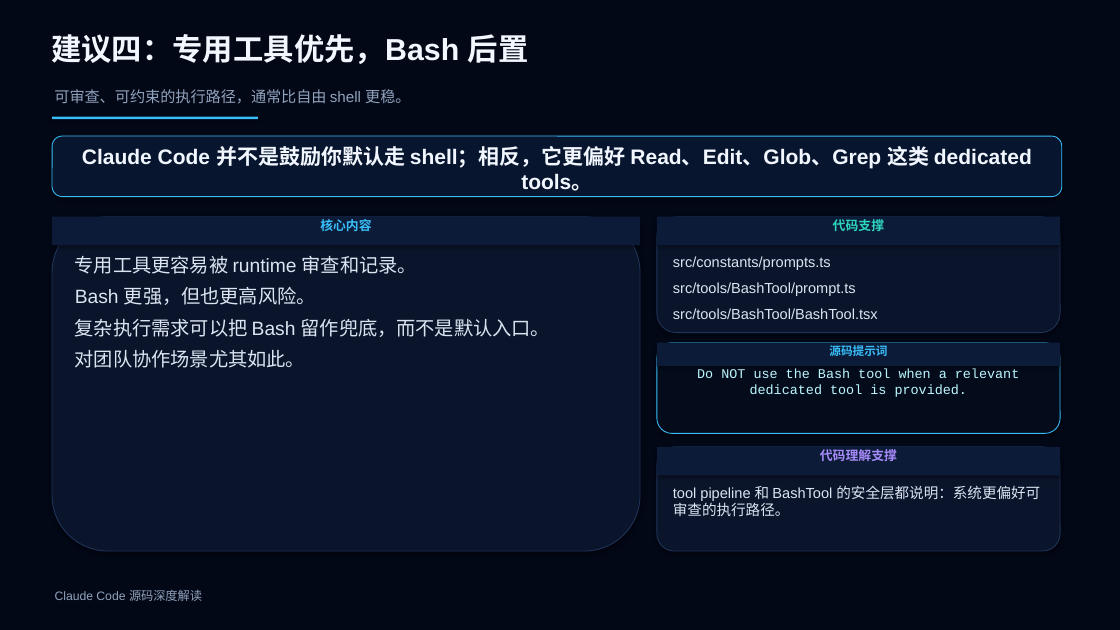
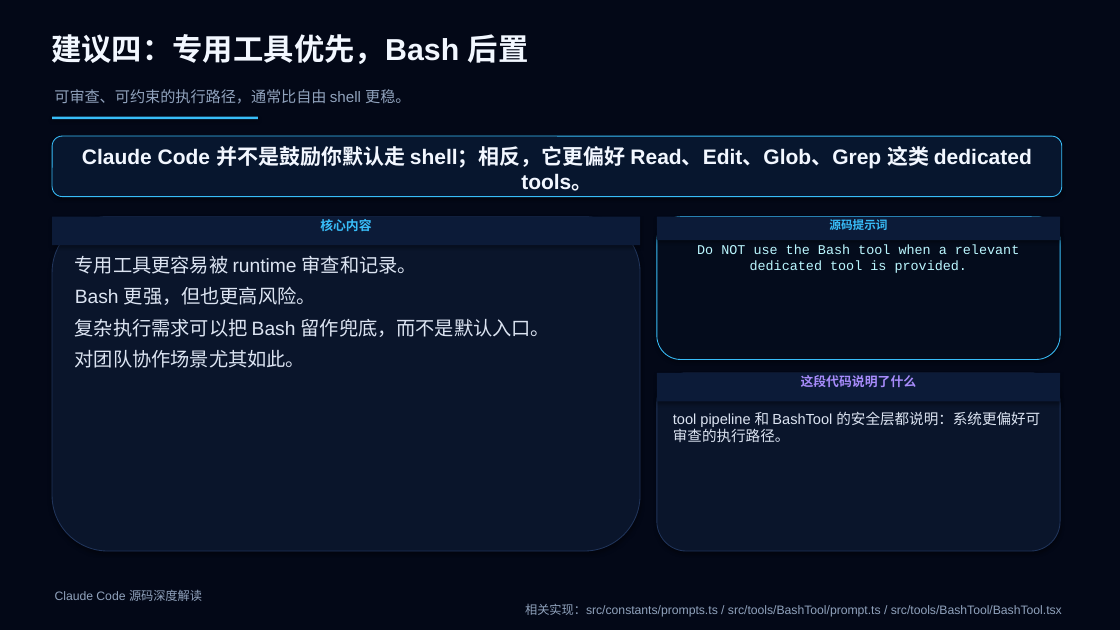
Before and after one commit to boboliu-1010/ccode, a slide deck: slide 46 of docs/zh/10-Claude Code 源码深度解读.pptx. Drawn at 1120x630 pixels with LibreOffice and Linux fonts; fonts in the diff are those of the drawing. Boxes give left, top, right and bottom in pixels: in the first picture for what was removed or moved away, otherwise in the second. Text is boxed around its words. In the diff, an @@ line names an element or a change of style, - is before the commit and + after.

```diff
--- a/docs/zh/10-Claude Code 源码深度解读.pptx
+++ b/docs/zh/10-Claude Code 源码深度解读.pptx
@@ rounded rectangle "Do NOT use the Bash ...": place and size @@
-rounded rectangle "Do NOT use the Bash ..." at [657, 343, 1060, 434]
+rounded rectangle "Do NOT use the Bash ..." at [657, 217, 1060, 360]
@@ rectangle "源码提示词": place and size @@
-rectangle "源码提示词" at [657, 217, 1060, 245]
+rectangle "源码提示词" at [657, 217, 1060, 240]
@@ rounded rectangle removed at [657, 217, 1060, 333] @@
@@ text in rectangle at [829, 219, 887, 230]: text changed; size 11 to 10 pt; font Arial to Courier New; text colour #2DD4BF to #38BDF8 @@
-代码支撑
+源码提示词
@@ text removed at [673, 256, 878, 319] @@
-src/constants/prompts.ts
-src/tools/BashTool/prompt.ts
-src/tools/BashTool/BashTool.tsx
@@ rectangle removed at [657, 343, 1060, 366] @@
-源码提示词
@@ rounded rectangle: place and size @@
-rounded rectangle at [657, 447, 1060, 551]
+rounded rectangle at [657, 373, 1060, 551]
@@ rectangle added at [657, 373, 1060, 402], fill #0C1B38, 11 pt, text #A78BFA, bold @@
+这段代码说明了什么
@@ text "tool pipeline 和 BashTool 的安全层都说明：系统更偏好可审查的执行路径。": place and size @@
-text "tool pipeline 和 BashTool 的安全层都说明：系统更偏好可审查的执行路径。" at [673, 486, 1040, 516]
+text "tool pipeline 和 BashTool 的安全层都说明：系统更偏好可审查的执行路径。" at [673, 412, 1040, 442]
@@ rectangle removed at [657, 447, 1060, 476] @@
-代码理解支撑
@@ text at [525, 604, 1062, 617]: paragraph added @@
+相关实现：src/constants/prompts.ts / src/tools/BashTool/prompt.ts / src/tools/BashTool/BashTool.tsx
```
Also in this commit, not shown: 45 other slides changed, 1 other file.
